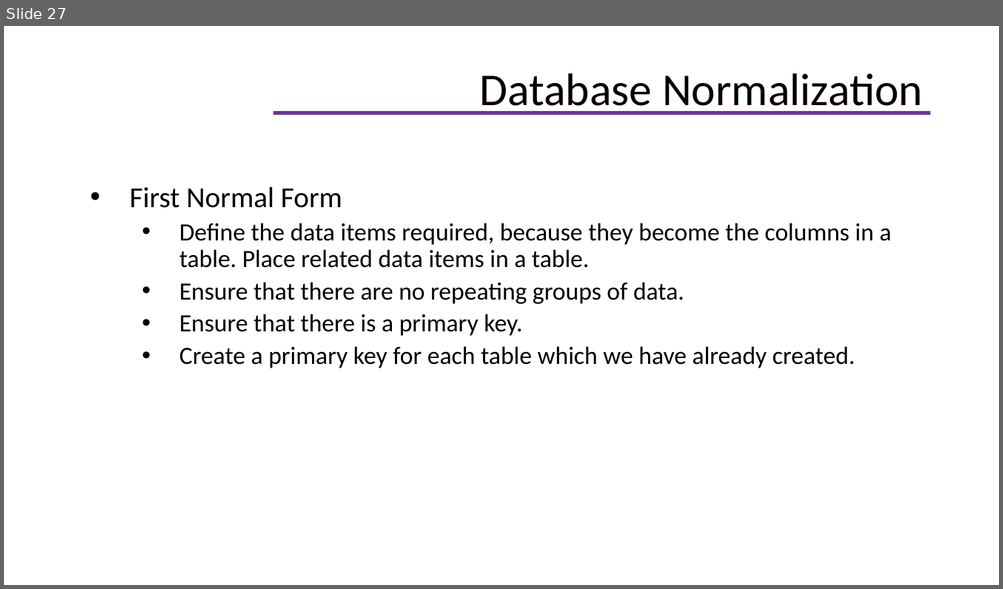
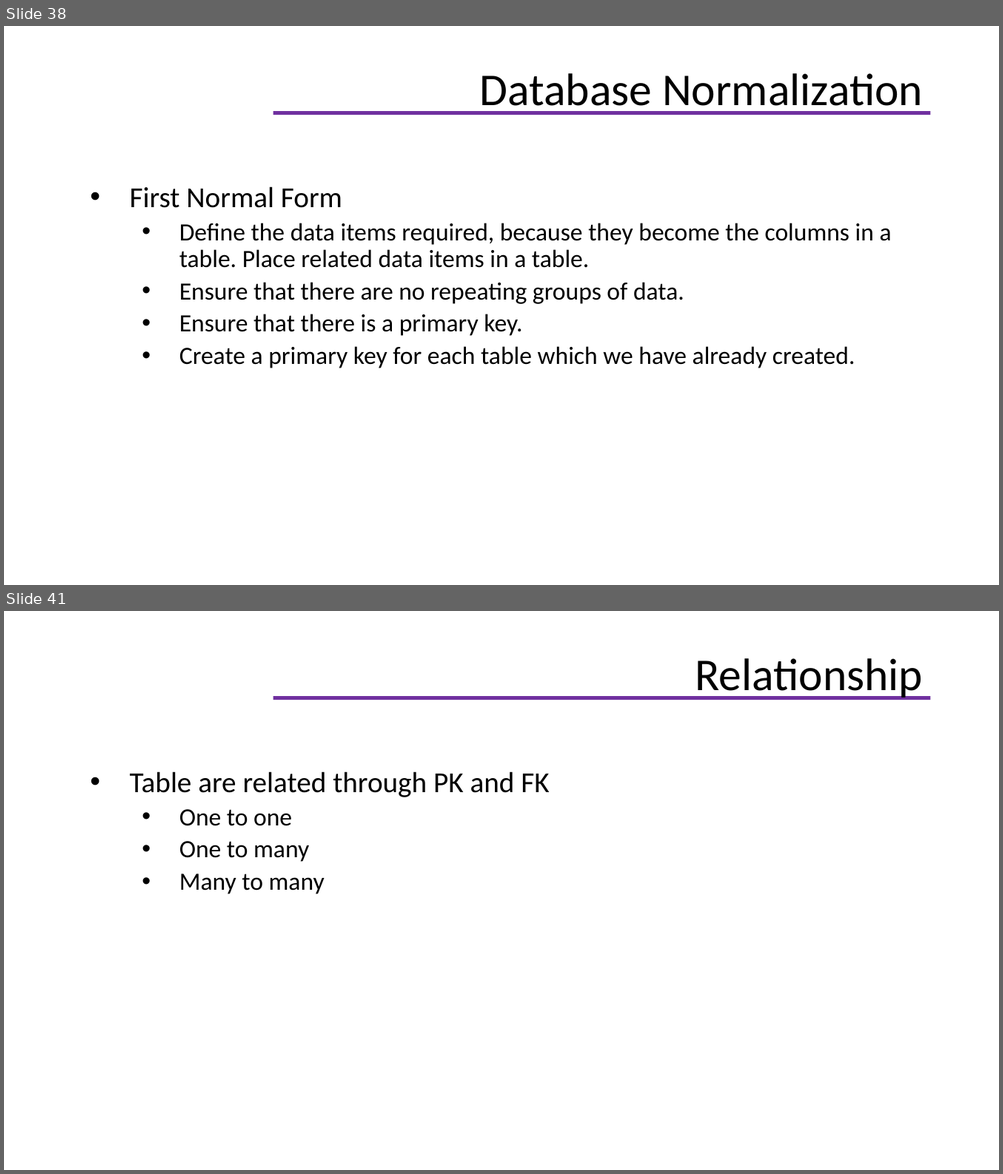
Before and after one commit to helenhash/database-training, a slide deck: database.pptx. Shown one above the other, each under a label of ours: slide 27 before the commit, slides 38 and 41 after it; the slides between them are not shown. The pictures are 1003x589 and 1003x1174 pixels, drawn with LibreOffice and Linux fonts; fonts in the diff are those of the drawing; background and template pictures are left out. Boxes give left, top, right and bottom in pixels: in the first picture for what was removed or moved away, otherwise in the second. Text is boxed around its words. In the diff, an @@ line names an element or a change of style, - is before the commit and + after.

```diff
--- a/database.pptx
+++ b/database.pptx
@@ slide 41 added at (x1=4, y1=611, x2=999, y2=1170), background #FFFFFF; not listed: 1 template element that a slide beside it also shows @@
@@ title added at (x1=694, y1=658, x2=922, y2=700), 33 pt, text #000000 @@
+Relationship
@@ text added at (x1=130, y1=772, x2=549, y2=894), 21 pt, text #000000 @@
+• Table are related through PK and FK
+  • One to one
+  • One to many
+  • Many to many
@@ what was slide 27 is now slide 38 @@
```
Also in this commit, not shown: 7 slides changed, 11 other slides added, 9 other files.
